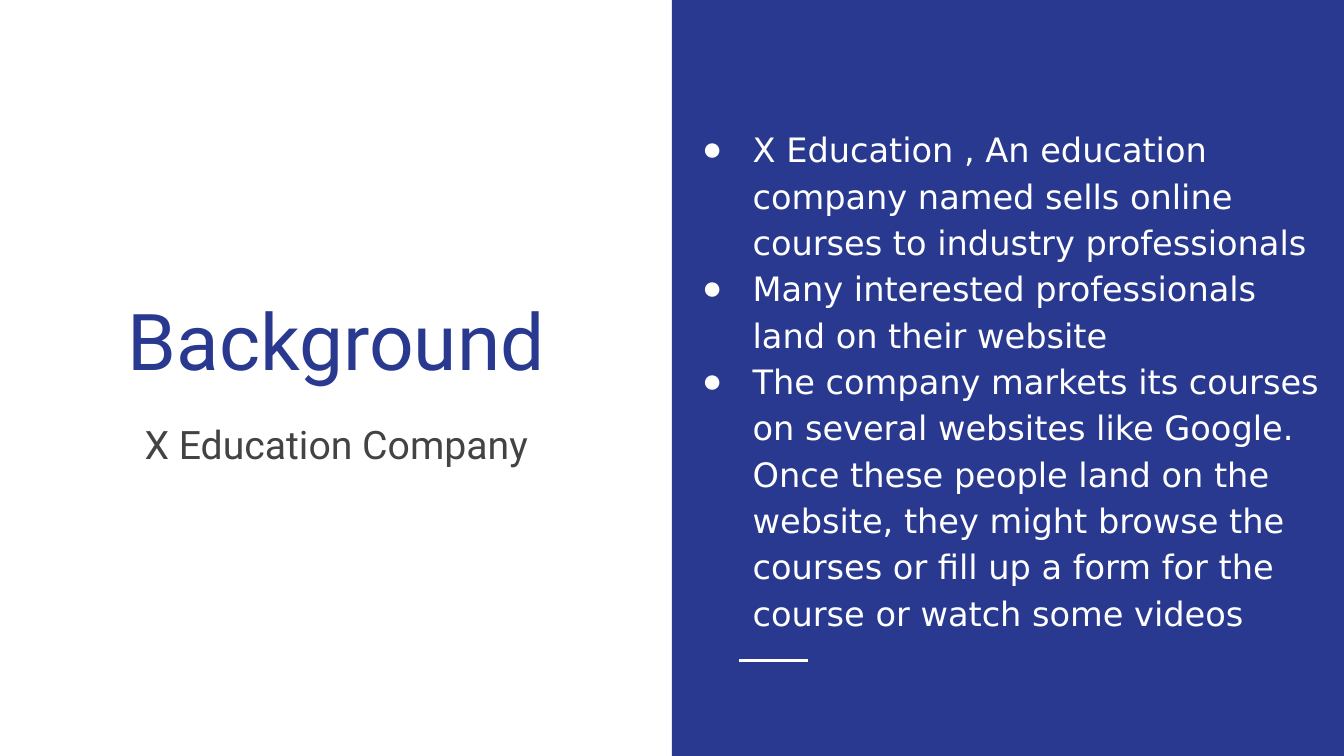
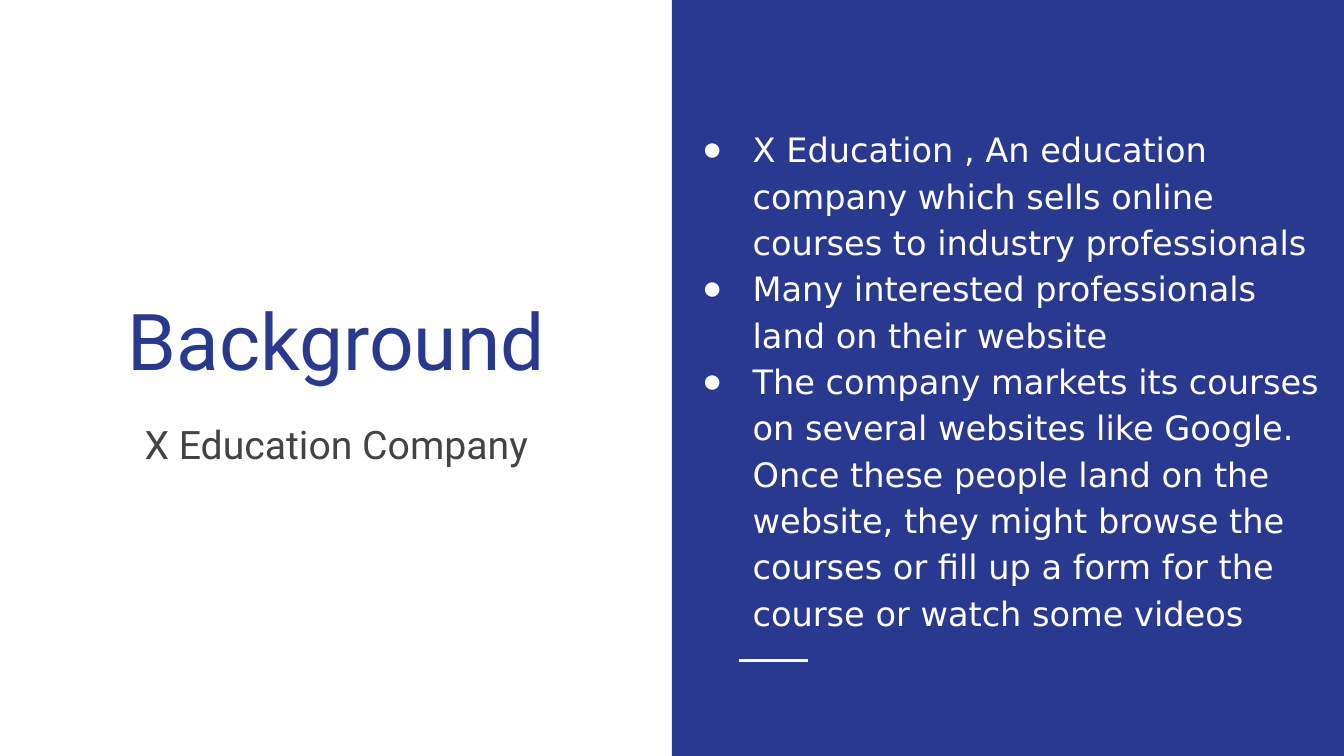
Before and after one commit to akarshanghosh02/Lead-Score-Case-Study, a slide deck: slide 2 of Lead Scoring Case Study Presenation.pptx. Drawn at 1344x756 pixels with LibreOffice and Linux fonts; fonts in the diff are those of the drawing. Boxes give left, top, right and bottom in pixels: in the first picture for what was removed or moved away, otherwise in the second. Text is boxed around its words. In the diff, an @@ line names an element or a change of style, - is before the commit and + after.

```diff
--- a/Lead Scoring Case Study Presenation.pptx
+++ b/Lead Scoring Case Study Presenation.pptx
@@ text at [753,136,1307,262]: text changed @@
-● X Education , An education company named sells online courses to industry professionals
+● X Education , An education company which sells online courses to industry professionals
```
Also in this commit, not shown: 2 other slides changed, 3 other files.
